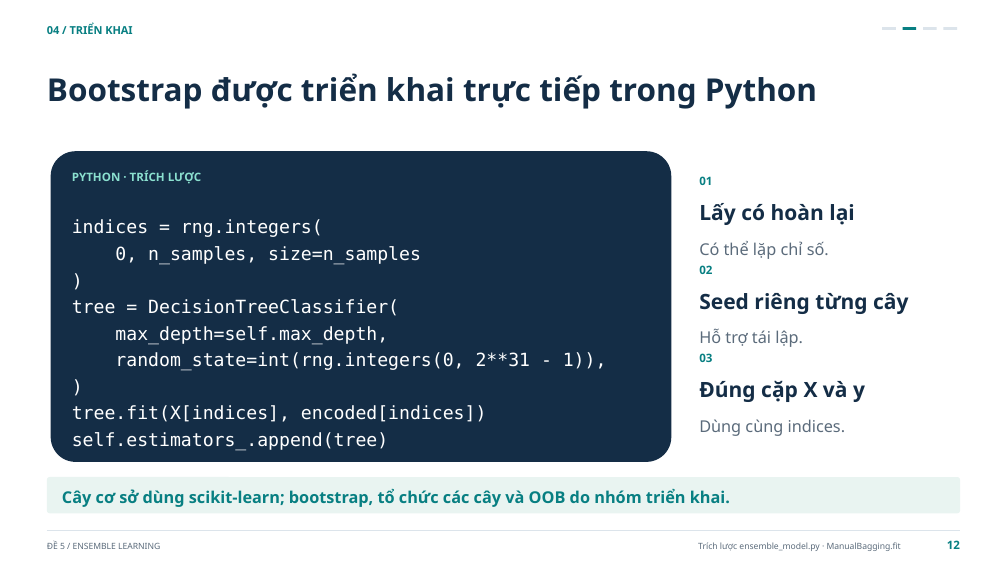
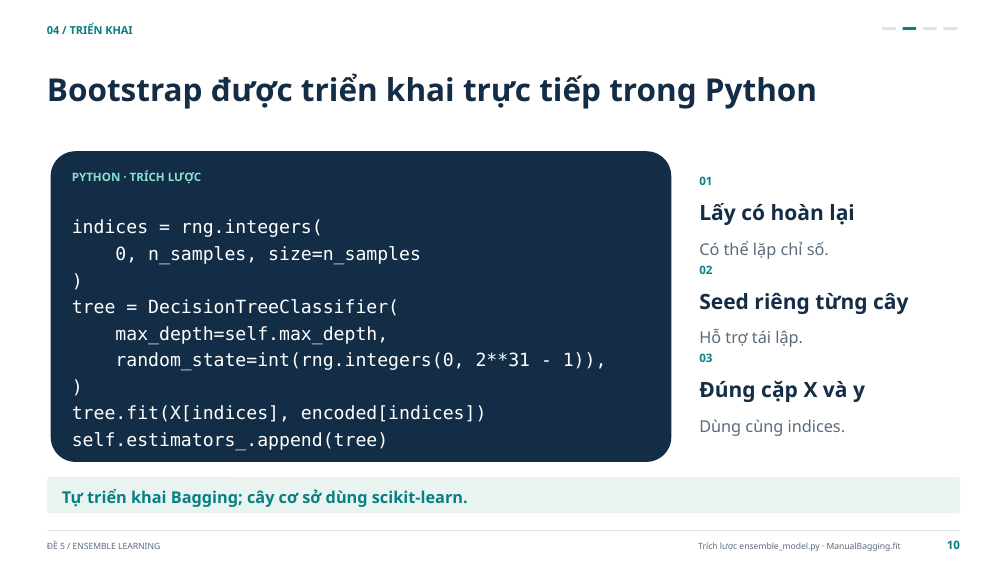
Before and after one commit to Huyngaongow/hocmaygk, a slide deck: slide 10 of De_5_Ensemble_Learning.pptx (slide 12 before the commit). Drawn at 1008x567 pixels with LibreOffice and Linux fonts; fonts in the diff are those of the drawing. Boxes give left, top, right and bottom in pixels: in the first picture for what was removed or moved away, otherwise in the second. Text is boxed around its words. In the diff, an @@ line names an element or a change of style, - is before the commit and + after.

```diff
--- a/De_5_Ensemble_Learning.pptx
+++ b/De_5_Ensemble_Learning.pptx
@@ text at (x1=62, y1=489, x2=468, y2=507): text changed @@
-Cây cơ sở dùng scikit-learn; bootstrap, tổ chức các cây và OOB do nhóm triển khai.
+Tự triển khai Bagging; cây cơ sở dùng scikit-learn.
@@ text at (x1=947, y1=540, x2=960, y2=549): text changed @@
-12
+10
```
Also in this commit, not shown: 22 other slides changed, 4 slides removed, 7 other files.
